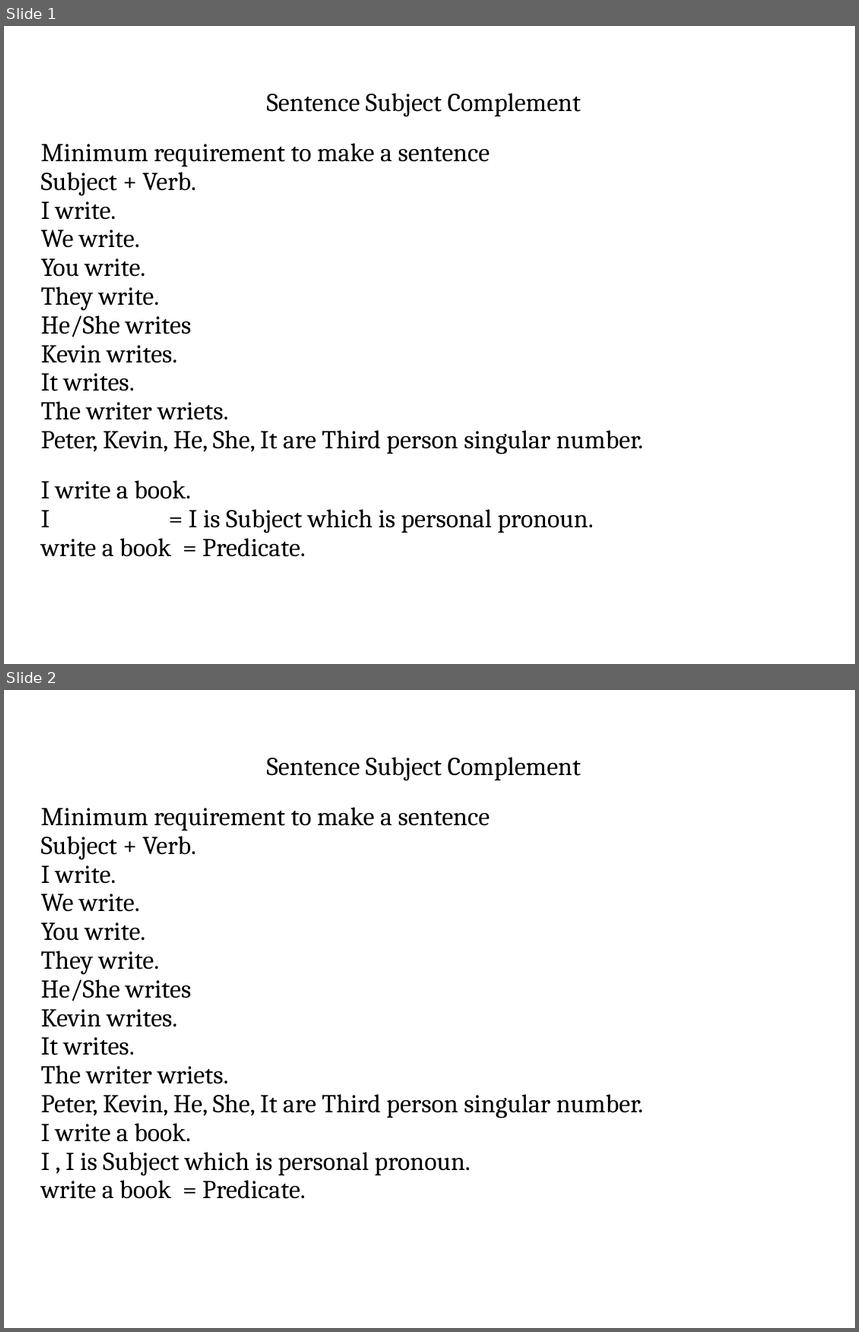
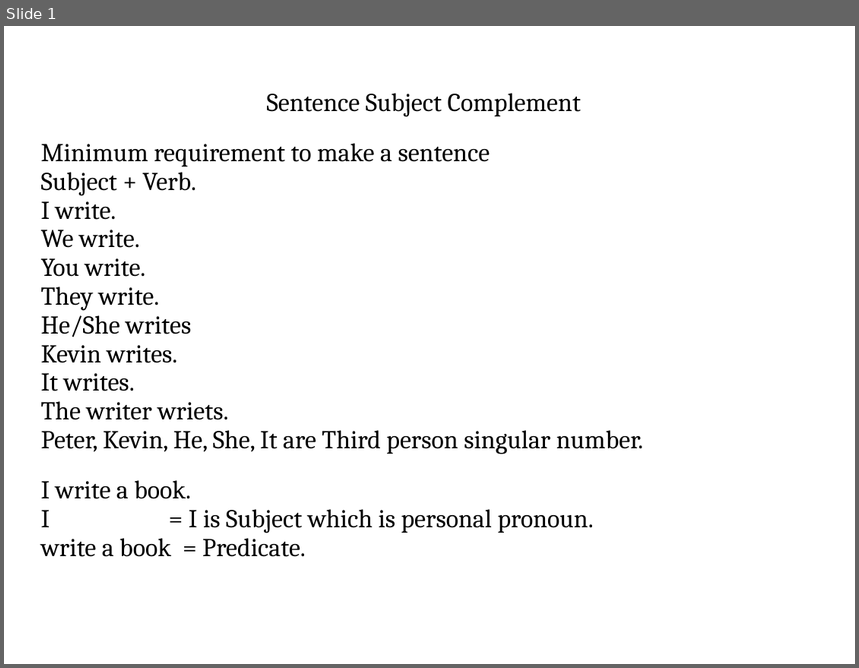
Before and after one commit to ADILp6/IBIT, a slide deck: Saturday_Monday_Wednesday/Class_6_16_February_2019/Lecture.pptx. Shown one above the other, each under a label of ours: slides 1 and 2 before the commit, slide 1 after it. The pictures are 859x1332 and 859x668 pixels, drawn with LibreOffice and Linux fonts; fonts in the diff are those of the drawing. Boxes give left, top, right and bottom in pixels: in the first picture for what was removed or moved away, otherwise in the second. Text is boxed around its words. In the diff, an @@ line names an element or a change of style, - is before the commit and + after.

```diff
--- a/Saturday_Monday_Wednesday/Class_6_16_February_2019/Lecture.pptx
+++ b/Saturday_Monday_Wednesday/Class_6_16_February_2019/Lecture.pptx
@@ slide 2 removed at (4, 690, 855, 1328), background #FFFFFF @@
@@ free removed at (41, 752, 807, 1277) @@
-Sentence Subject Complement
-Minimum requirement to make a sentence
-Subject + Verb.
-I write.
-We write.
-You write.
-They write.
-He/She writes
-Kevin writes.
-It writes.
-The writer wriets.
-Peter, Kevin, He, She, It are Third person singular number.
-I write a book.
-I , I is Subject which is personal pronoun.
-write a book = Predicate.
```
Also in this commit, not shown: 1 slide changed, 9 other files.
